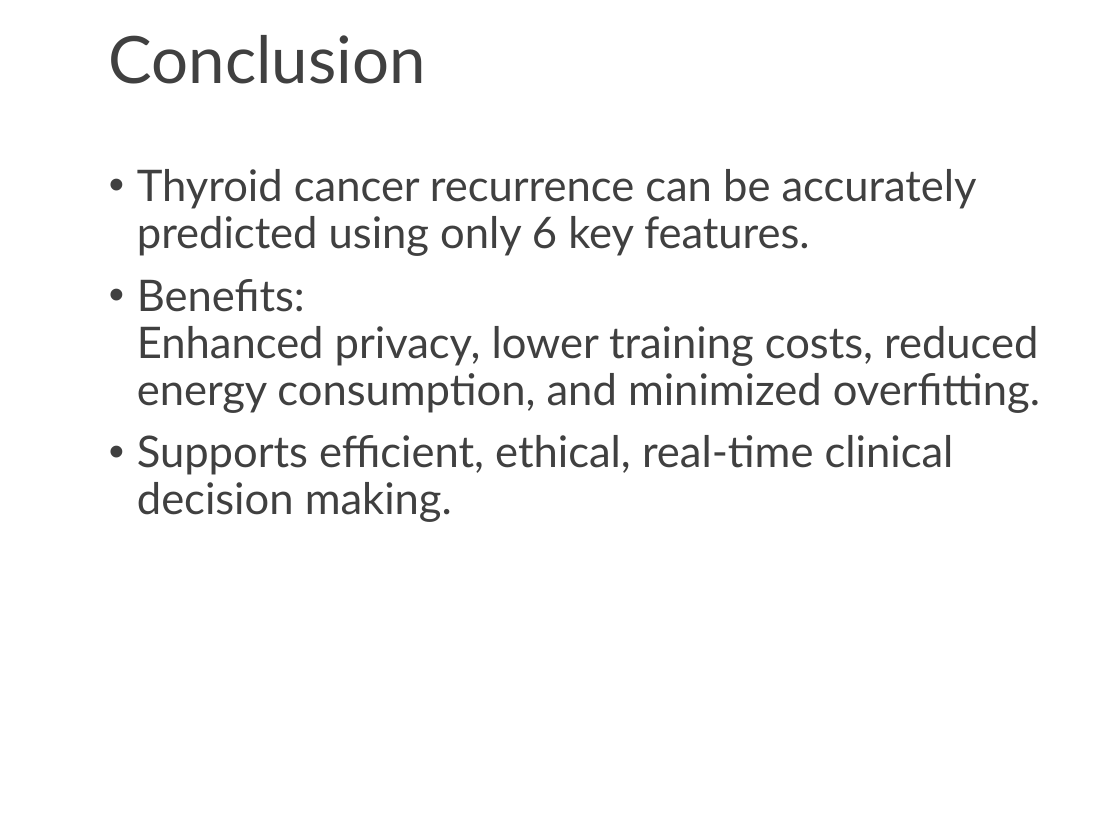
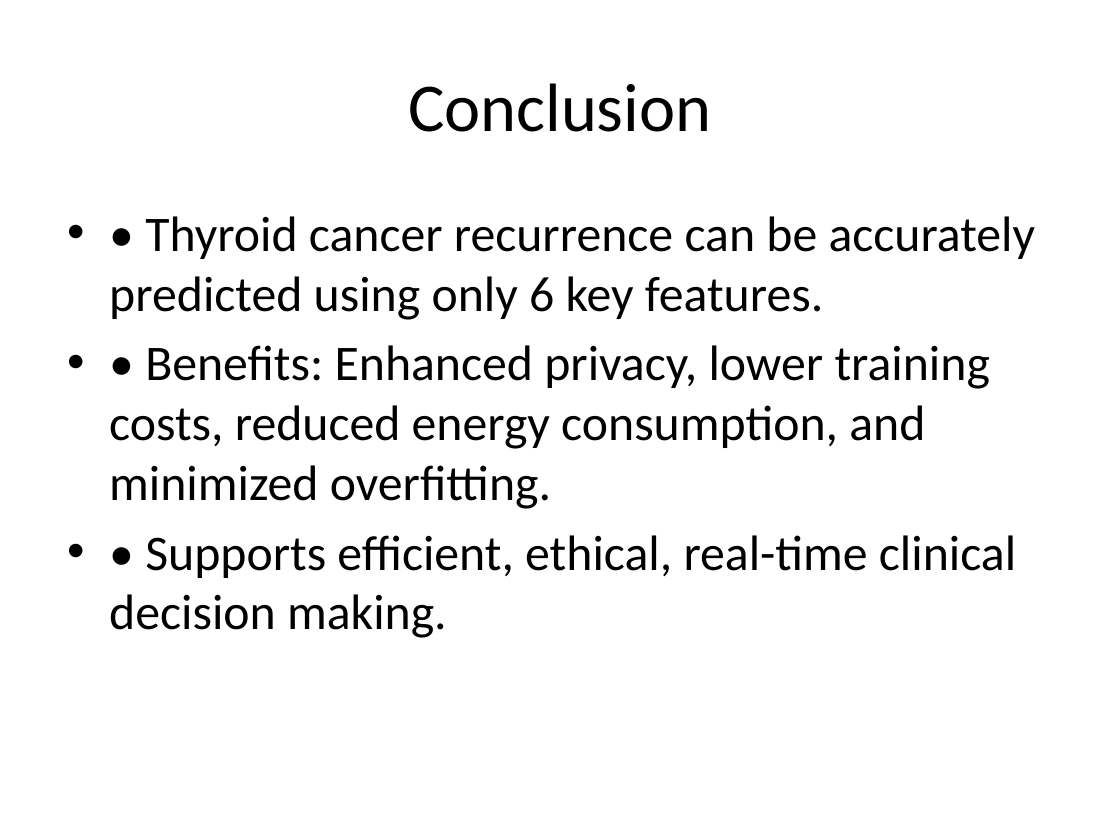
Before and after one commit to josh-dcosta/pjas-thyroid, a slide deck: slide 10 of presentation/Thyroid_Cancer_Recurrence_Presentation.pptx (slide 17 before the commit). Drawn at 1120x840 pixels with LibreOffice and Linux fonts; fonts in the diff are those of the drawing. Boxes give left, top, right and bottom in pixels: in the first picture for what was removed or moved away, otherwise in the second. Text is boxed around its words. In the diff, an @@ line names an element or a change of style, - is before the commit and + after.

```diff
--- a/presentation/Thyroid_Cancer_Recurrence_Presentation.pptx
+++ b/presentation/Thyroid_Cancer_Recurrence_Presentation.pptx
@@ title "Conclusion": place and size @@
-title "Conclusion" at (109,35,426,84)
+title "Conclusion" at (408,83,711,132)
@@ title "Conclusion" at (408,83,711,132): size 42 to 44 pt, font Lato to Calibri, text colour #404040 to #000000; alignment left to centre; line spacing 0.9 to 1; vertical alignment top to middle @@
@@ text at (109,216,1036,638): text changed; size 28 to 32 pt; font Lato to Calibri; text colour #404040 to #000000 @@
-• Thyroid cancer recurrence can be accurately predicted using only 6 key features.
-• Benefits:
-  Enhanced privacy, lower training costs, reduced energy consumption, and minimized overfitting.
-• Supports efficient, ethical, real-time clinical decision making.
+• • Thyroid cancer recurrence can be accurately predicted using only 6 key features.
+• • Benefits: Enhanced privacy, lower training costs, reduced energy consumption, and minimized overfitting.
+• • Supports efficient, ethical, real-time clinical decision making.
```
Also in this commit, not shown: 10 other slides changed, 2 slides added, 10 slides removed, 24 other files.
